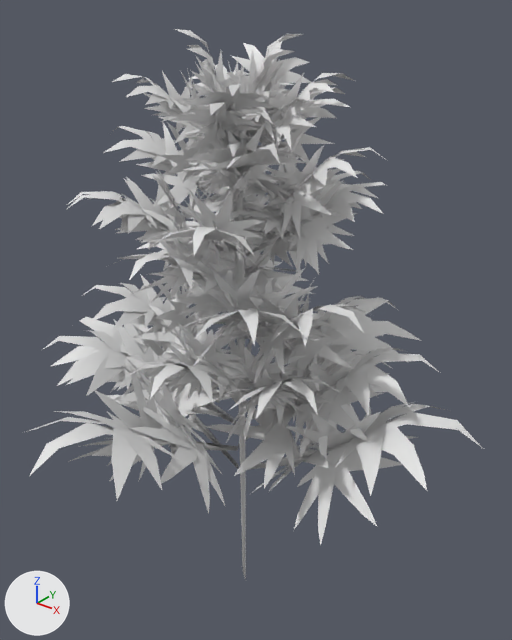
The FBX model Models/Plants/Vegetation1Sativa.fbx, before and after one commit.
Before and after are seen from a camera (50 mm lens) standing at (0.176, -0.204, 0.274) and looking at (0.004, 0.011, 0.14). Lighting does not change. The marker at lower left points along +X, +Y and +Z. The first picture is the older version. Materials are left out; every surface is plain grey.

Objects in the first picture: 'Vegetation1Sativa'.
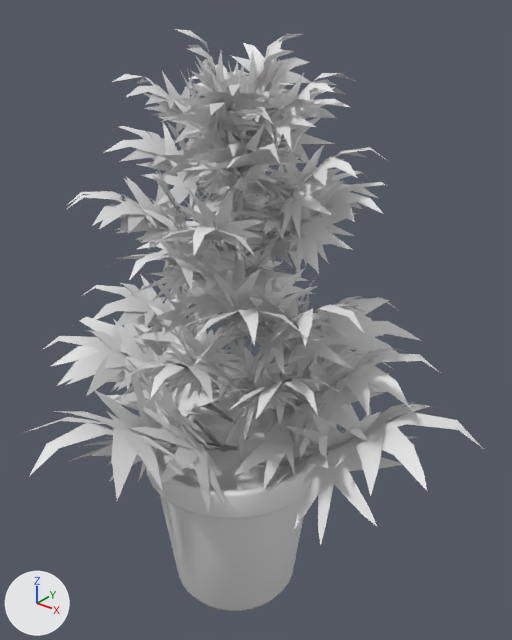
The newer file is also rescaled (x2.0), turned or shifted as a whole; pictures and numbers use the older file's frame.

Boxes [x1, y1, x2, y2] around the edits, measured in the pictures (512 x 640 px):
'Vegetation1Sativa', reshaped
    before: [26, 29, 481, 580]
    after: [26, 29, 481, 611]
part 1 of me_cube_003, added
    after: [146, 396, 319, 611]
part 2 of me_cube_003, added
    after: [156, 410, 311, 490]

The change, as a diff of the scene's bpy script:
```diff
--- a/Models/Plants/Vegetation1Sativa.fbx.py
+++ b/Models/Plants/Vegetation1Sativa.fbx.py
@@ me_cube_003 @@
 # used by ob_vegetation1sativa; location = (0.0, 0.0, 0.0)
-me_cube_003.from_pydata(...)  # 10316 vertices, 6173 faces; spans x -0.104..0.104, y -0.1..0.1, z 0.0..0.257
+me_cube_003.from_pydata(...)  # 10870 vertices, 6684 faces; spans x -0.104..0.104, y -0.1..0.1, z 0.0..0.257
+# me_cube_003 part 1: a new loose piece of 512 vertices spanning x -0.041..0.041, y -0.041..0.041, z 0.003..0.084
+# me_cube_003 part 2: a new loose piece of 42 vertices spanning x -0.037..0.037, y -0.036..0.036, z 0.072..0.075
```
